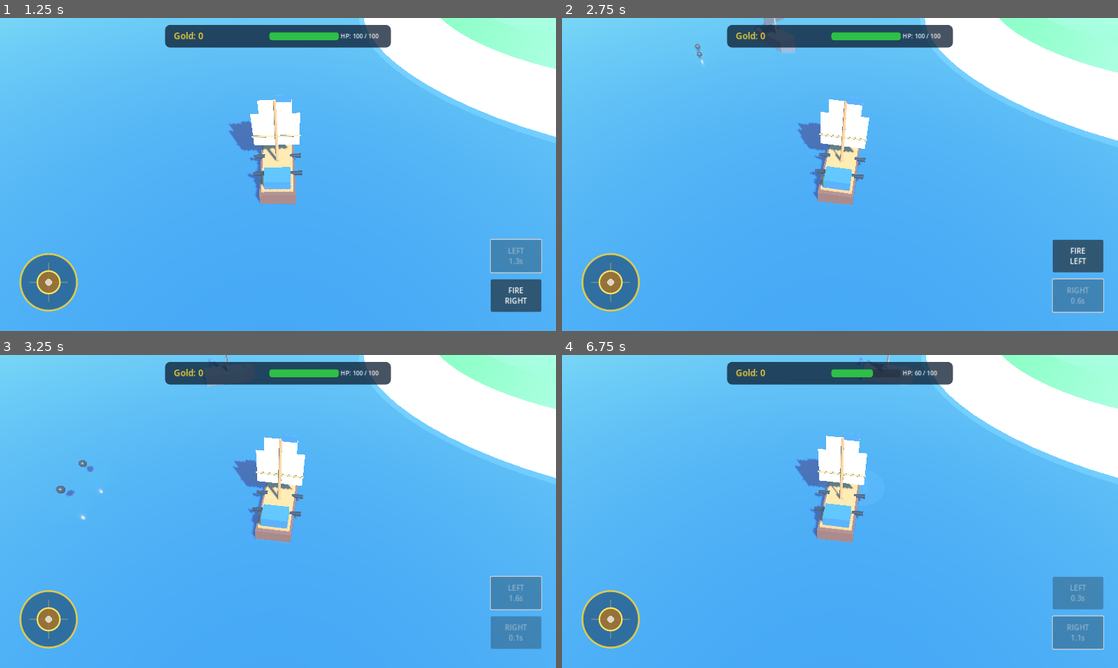
Above: before the commit, frames 1-4 (two rows, left to right).
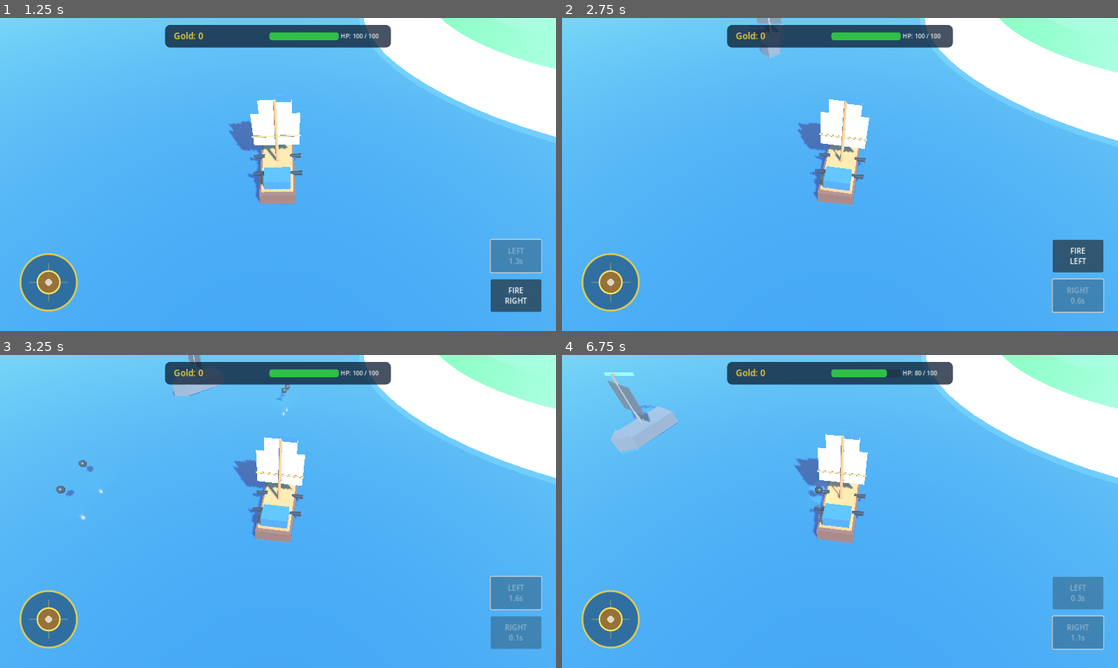
Above: after the commit, the same moments.

Repository: za99405com-ui/Pirate-Seasonline
Game: Godot game, scene res://scenes/world/world.tscn
Two runs of this game, one before a commit and one after it. Both use one fixed random seed, a clock stepped at 60 frames per second and the inputs below.
Inputs (mouse positions are in pixels of both pictures, inside the frame that each line leads up to):
- Up to frame 1 (1.25 s): click "FIRE LEFT" at 0.5 s
- Up to frame 2 (2.75 s): click "FIRE RIGHT" at 1.25 s; drag from (612, 280) to (895, 105) at 2.02 s
- Up to frame 3 (3.25 s): click "FIRE LEFT" at 2.75 s
- Up to frame 4 (6.75 s): click "FIRE RIGHT" at 3.5 s; drag from (728, 527) to (812, 574) at 4.27 s; click "FIRE LEFT" at 5 s; click "FIRE RIGHT" at 5.75 s; move the mouse to (895, 442) at 6.52 s; click (895, 442) at 6.67 s

Frame 1 is identical in both runs. In frame 2, 0.2% of the frame differs, in the area x 23-42%, y 0-16%; in frame 3, 0.3%; in frame 4, 1.7%, in the area x 7-64%, y 0-60%.

Commit message:
gameplay: improve enemy broadside AI and ship motion

Diff:
--- a/godot_game/scripts/ships/enemy_ship.gd
+++ b/godot_game/scripts/ships/enemy_ship.gd
@@ -1,11 +1,11 @@
 extends CharacterBody3D
 
 @export var max_health: float = 100.0
-@export var sail_speed: float = 7.0
-@export var turn_speed: float = 1.3
-@export var aggro_distance: float = 65.0
-@export var combat_distance: float = 24.0
-@export var fire_cooldown: float = 3.5
+@export var sail_speed: float = 7.8
+@export var turn_speed: float = 1.25
+@export var aggro_distance: float = 70.0
+@export var combat_distance: float = 25.0
+@export var fire_cooldown: float = 3.2
 @export var cannon_damage: float = 20.0
 @export var loot_crate_scene: PackedScene = preload("res://scenes/loot/gold_crate.tscn")
 @export var cannonball_scene: PackedScene = preload("res://scenes/combat/cannonball.tscn")
@@ -14,23 +14,33 @@
 var reload_timer: float = 1.0
 var player_ref: Node3D = null
 var is_dead: bool = false
+var wave_time: float = 0.0
+var patrol_phase: float = 0.0
 
 @onready var visuals: Node3D = $Visuals
+@onready var health_bar_anchor: Node3D = $HealthBarAnchor
 @onready var health_bar_mesh: MeshInstance3D = $HealthBarAnchor/HealthBarMesh
+@onready var wake_left: MeshInstance3D = $Visuals/WakeLeft
+@onready var wake_right: MeshInstance3D = $Visuals/WakeRight
 
 func _ready() -> void:
 	add_to_group("enemies")
 	health = max_health
+	patrol_phase = randf() * TAU
 	_update_health_bar()
 
 func _physics_process(delta: float) -> void:
 	if is_dead:
 		return
 
+	wave_time += delta
+	_update_bobbing()
+	_keep_health_bar_readable()
+
 	if not player_ref or not is_instance_valid(player_ref):
 		player_ref = GameManager.player_ship
 		if not player_ref:
-			var players = get_tree().get_nodes_in_group("player")
+			var players := get_tree().get_nodes_in_group("player")
 			if players.size() > 0:
 				player_ref = players[0]
 
@@ -40,59 +50,74 @@
 		_process_patrol_ai(delta)
 
 	move_and_slide()
+	_update_wake()
 
 func _process_combat_ai(delta: float) -> void:
-	var to_player = player_ref.global_position - global_position
+	var to_player := player_ref.global_position - global_position
 	to_player.y = 0.0
-	var dist = to_player.length()
+	var dist := to_player.length()
 
 	if dist > aggro_distance:
 		_process_patrol_ai(delta)
 		return
 
-	reload_timer -= delta
+	reload_timer = max(0.0, reload_timer - delta)
 
 	if dist > combat_distance:
-		# Sail towards player
-		var target_angle = atan2(-to_player.x, -to_player.z)
+		var target_angle := atan2(-to_player.x, -to_player.z)
 		rotation.y = rotate_toward(rotation.y, target_angle, turn_speed * delta)
 		velocity = -transform.basis.z * sail_speed
 	else:
-		# In combat range: align broadside to player (perpendicular angle)
-		var broadside_dir = to_player.normalized().rotated(Vector3.UP, PI / 2.0)
-		var broadside_angle = atan2(-broadside_dir.x, -broadside_dir.z)
-		rotation.y = rotate_toward(rotation.y, broadside_angle, turn_speed * 1.5 * delta)
-		velocity = -transform.basis.z * (sail_speed * 0.45)
+		var side_sign := 1.0 if sin(wave_time * 0.35 + patrol_phase) >= 0.0 else -1.0
+		var broadside_dir := to_player.normalized().rotated(Vector3.UP, side_sign * PI / 2.0)
+		var broadside_angle := atan2(-broadside_dir.x, -broadside_dir.z)
+		rotation.y = rotate_toward(rotation.y, broadside_angle, turn_speed * 1.35 * delta)
+		velocity = -transform.basis.z * (sail_speed * 0.52)
 
-		# Check if ready to fire cannon volley
-		if reload_timer <= 0.0:
+		var flank_alignment := abs(to_player.normalized().dot(transform.basis.x))
+		if reload_timer <= 0.0 and flank_alignment > 0.72:
 			reload_timer = fire_cooldown
 			_fire_cannons_at_player(to_player.normalized())
 
 func _process_patrol_ai(delta: float) -> void:
-	velocity = -transform.basis.z * (sail_speed * 0.4)
-	# Slow random wander
-	rotation.y += 0.2 * delta
+	patrol_phase += delta * 0.18
+	velocity = -transform.basis.z * (sail_speed * 0.38)
+	rotation.y += sin(patrol_phase) * 0.18 * delta
 
 func _fire_cannons_at_player(dir_to_player: Vector3) -> void:
 	if not cannonball_scene:
 		return
 
-	# Determine which flank faces the player
-	var right_flank = transform.basis.x
-	var fire_dir = right_flank
-	if dir_to_player.dot(right_flank) < 0.0:
-		fire_dir = -right_flank
+	var right_flank := transform.basis.x
+	var fire_dir := right_flank if dir_to_player.dot(right_flank) >= 0.0 else -right_flank
 
 	for i in range(2):
-		var offset = fire_dir * 1.6 + transform.basis.z * (float(i) * 1.2 - 0.6)
-		var spread = fire_dir.rotated(Vector3.UP, randf_range(-0.08, 0.08))
+		var longitudinal := float(i) * 1.45 - 0.72
+		var offset := fire_dir * 1.65 + transform.basis.z * longitudinal + Vector3.UP * 1.0
+		var spread := fire_dir.rotated(Vector3.UP, randf_range(-0.05, 0.05))
 
-		var ball = cannonball_scene.instantiate()
+		var ball := cannonball_scene.instantiate()
 		get_parent().add_child(ball)
 		ball.global_position = global_position + offset
 		if ball.has_method("setup"):
 			ball.setup(spread, cannon_damage, false)
+
+func _update_bobbing() -> void:
+	if visuals:
+		visuals.position.y = sin(wave_time * 1.55 + patrol_phase) * 0.09
+		visuals.rotation.x = cos(wave_time * 1.18 + patrol_phase) * 0.022
+		visuals.rotation.z = sin(wave_time * 1.36 + patrol_phase) * 0.035
+
+func _update_wake() -> void:
+	var ratio := clamp(velocity.length() / sail_speed, 0.0, 1.0)
+	for wake in [wake_left, wake_right]:
+		if wake:
+			wake.visible = ratio > 0.08
+			wake.scale.z = lerp(0.3, 1.0, ratio)
+
+func _keep_health_bar_readable() -> void:
+	if health_bar_anchor:
+		health_bar_anchor.global_rotation = Vector3.ZERO
 
 func take_damage(amount: float) -> void:
 	if is_dead:
@@ -105,66 +130,68 @@
 		_sink_and_drop_loot()
 
 func _update_health_bar() -> void:
-	if health_bar_mesh:
-		var frac = clamp(health / max_health, 0.0, 1.0)
-		health_bar_mesh.scale.x = frac
-		var mat = health_bar_mesh.material_override as StandardMaterial3D
-		if mat:
-			if frac > 0.5:
-				mat.albedo_color = Color(0.2, 0.85, 0.3)
-			elif frac > 0.25:
-				mat.albedo_color = Color(0.95, 0.8, 0.1)
-			else:
-				mat.albedo_color = Color(0.9, 0.2, 0.1)
+	if not health_bar_mesh:
+		return
+	var frac := clamp(health / max_health, 0.0, 1.0)
+	health_bar_mesh.scale.x = max(0.02, frac)
+	health_bar_mesh.position.x = -(1.0 - frac) * 1.15
+	var mat := health_bar_mesh.material_override as StandardMaterial3D
+	if mat:
+		if frac > 0.5:
+			mat.albedo_color = Color(0.18, 0.88, 0.33)
+		elif frac > 0.25:
+			mat.albedo_color = Color(1.0, 0.72, 0.12)
+		else:
+			mat.albedo_color = Color(0.95, 0.16, 0.12)
 
 func _flash_hit() -> void:
 	if not visuals:
 		return
-	var tw = visuals.create_tween()
-	tw.tween_property(visuals, "scale", Vector3(1.15, 1.15, 1.15), 0.08)
-	tw.tween_property(visuals, "scale", Vector3.ONE, 0.08)
+	var base_scale := visuals.scale
+	var tw := visuals.create_tween()
+	tw.tween_property(visuals, "scale", base_scale * 1.07, 0.07)
+	tw.tween_property(visuals, "scale", base_scale, 0.10)
 
 func _sink_and_drop_loot() -> void:
 	is_dead = true
 	set_physics_process(false)
 
-	# Spawn 3 to 5 floating gold crates
-	var loot_count = randi_range(3, 5)
+	var loot_count := randi_range(3, 5)
 	if loot_crate_scene:
 		for i in range(loot_count):
-			var crate = loot_crate_scene.instantiate()
+			var crate := loot_crate_scene.instantiate()
 			get_parent().add_child(crate)
-			var scatter = Vector3(randf_range(-4.5, 4.5), 0.0, randf_range(-4.5, 4.5))
+			var scatter := Vector3(randf_range(-4.5, 4.5), 0.0, randf_range(-4.5, 4.5))
 			crate.global_position = global_position + scatter
 			if crate.has_method("setup_value"):
 				crate.setup_value(randi_range(20, 45))
 
-	# Explosion particle effect
 	_spawn_destruction_effect()
-
 	GameManager.enemy_destroyed.emit("Pirate Raider")
 
-	# Sink tween
-	var tw = create_tween()
-	tw.tween_property(visuals, "position:y", -3.0, 1.2)
-	tw.parallel().tween_property(visuals, "rotation:z", 0.6, 1.2)
+	if health_bar_anchor:
+		health_bar_anchor.visible = false
+
+	var tw := create_tween()
+	tw.tween_property(visuals, "position:y", -3.2, 1.25)
+	tw.parallel().tween_property(visuals, "rotation:z", 0.72, 1.25)
 	tw.tween_callback(queue_free)
 
 func _spawn_destruction_effect() -> void:
-	var boom = MeshInstance3D.new()
-	var sphere = SphereMesh.new()
-	sphere.radius = 1.8
-	sphere.height = 3.6
-	var mat = StandardMaterial3D.new()
-	mat.albedo_color = Color(1.0, 0.5, 0.1, 0.9)
+	var boom := MeshInstance3D.new()
+	var sphere := SphereMesh.new()
+	sphere.radius = 1.5
+	sphere.height = 3.0
+	var mat := StandardMaterial3D.new()
+	mat.albedo_color = Color(1.0, 0.42, 0.08, 0.92)
 	mat.emission_enabled = true
-	mat.emission = Color(1.0, 0.4, 0.0)
+	mat.emission = Color(1.0, 0.22, 0.02)
 	boom.mesh = sphere
 	boom.material_override = mat
-	boom.global_position = global_position
+	boom.global_position = global_position + Vector3.UP * 0.8
 	get_parent().add_child(boom)
 
-	var tw = boom.create_tween()
-	tw.tween_property(boom, "scale", Vector3(2.5, 2.5, 2.5), 0.4)
-	tw.parallel().tween_property(mat, "albedo_color:a", 0.0, 0.4)
+	var tw := boom.create_tween()
+	tw.tween_property(boom, "scale", Vector3(2.7, 2.7, 2.7), 0.42)
+	tw.parallel().tween_property(mat, "albedo_color:a", 0.0, 0.42)
 	tw.tween_callback(boom.queue_free)
